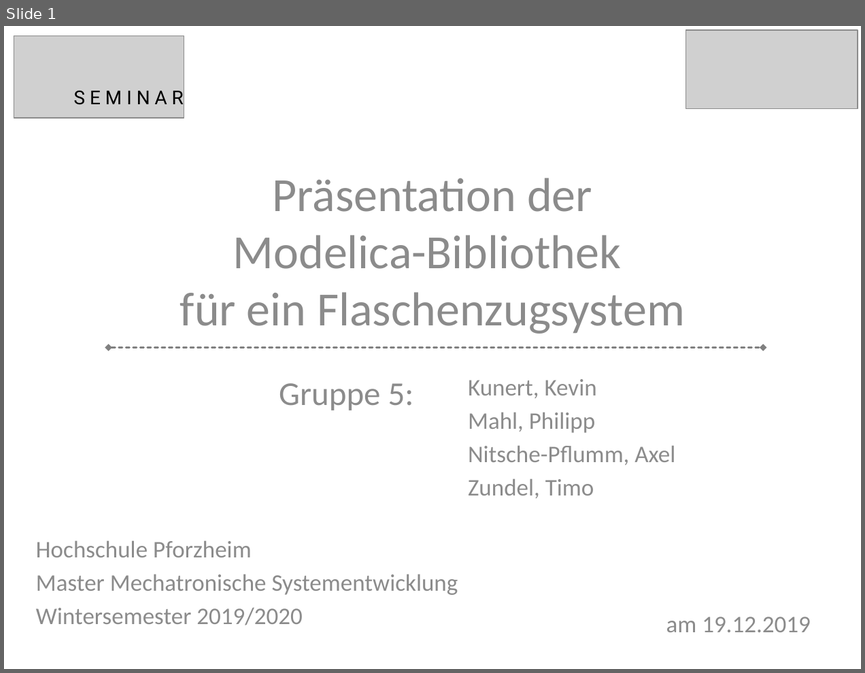
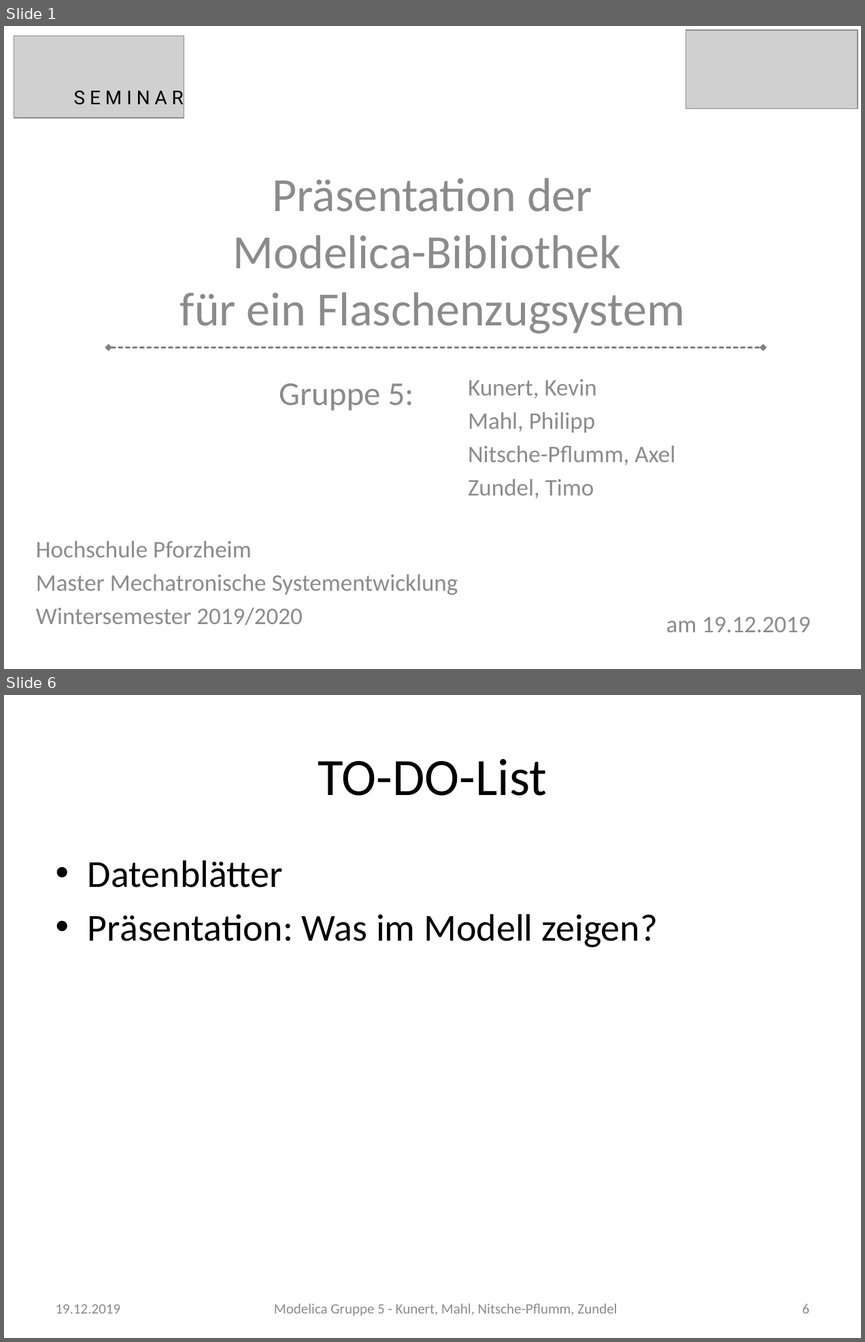
Before and after one commit to nitschep/Modelica-Flaschenzug-Gruppe5, a slide deck: Modelica_Präsentation_v1.pptx. Shown one above the other, each under a label of ours: slide 1 before the commit, slides 1 and 6 after it; the slides between them are not shown. The pictures are 865x673 and 865x1342 pixels, drawn with LibreOffice and Linux fonts; fonts in the diff are those of the drawing; grey boxes stand for pictures. Boxes give left, top, right and bottom in pixels: in the first picture for what was removed or moved away, otherwise in the second. Text is boxed around its words. In the diff, an @@ line names an element or a change of style, - is before the commit and + after.

```diff
--- a/Modelica_Präsentation_v1.pptx
+++ b/Modelica_Präsentation_v1.pptx
@@ slide 6 added at (4,695,861,1338), background #FFFFFF @@
@@ title added at (317,759,547,796), 44 pt, text #000000 @@
+TO-DO-List
@@ text added at (88,860,657,947), 32 pt, text #000000 @@
+• Datenblätter
+• Präsentation: Was im Modell zeigen?
@@ text added at (56,1304,121,1313), 12 pt, text #8C8C8C @@
+19.12.2019
@@ text added at (274,1303,617,1316), 12 pt, text #8C8C8C @@
+Modelica Gruppe 5 - Kunert, Mahl, Nitsche-Pflumm, Zundel
@@ page number added at (802,1304,810,1313), 12 pt, text #8C8C8C @@
+6
```
Also in this commit, not shown: 3 slides changed, 1 other slide added.
